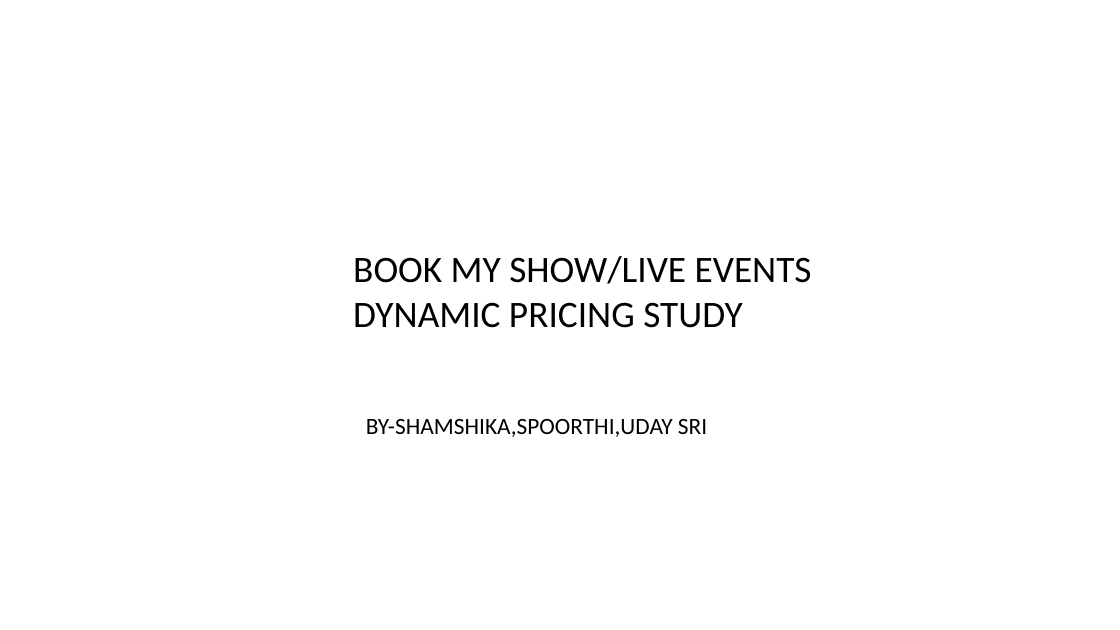
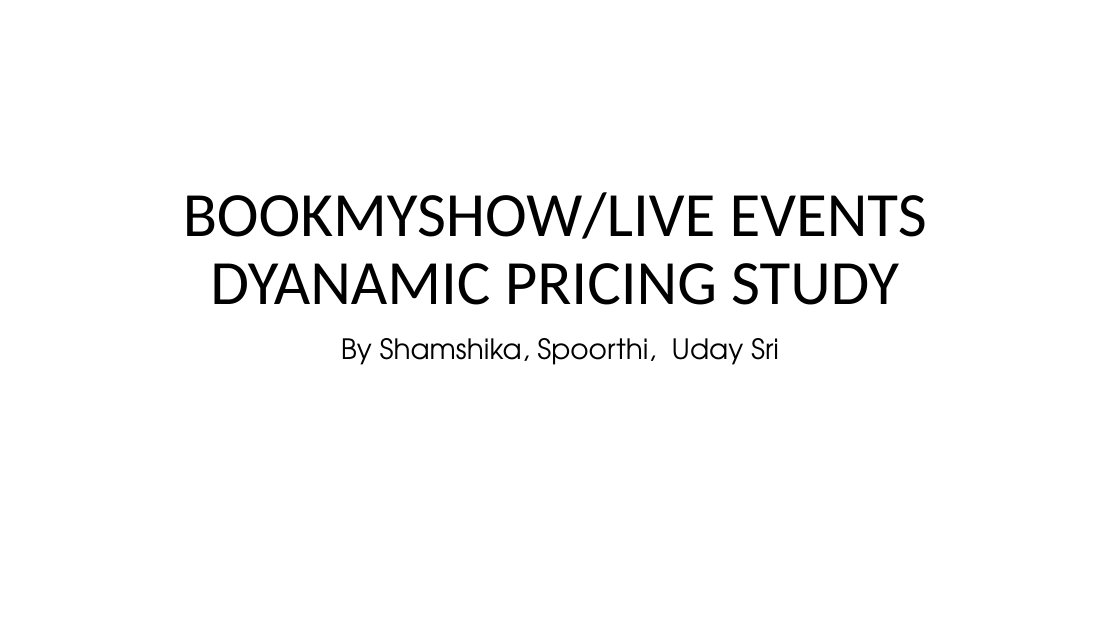
Before and after one commit to Shamshika1716/Book-My-Show-Live-Events-Dynamic-Pricing-Study, a slide deck: slide 1 of BookMyShow.pptx. Drawn at 1120x630 pixels with LibreOffice and Linux fonts; fonts in the diff are those of the drawing; background and template pictures are left out. Boxes give left, top, right and bottom in pixels: in the first picture for what was removed or moved away, otherwise in the second. Text is boxed around its words. In the diff, an @@ line names an element or a change of style, - is before the commit and + after.

```diff
--- a/BookMyShow.pptx
+++ b/BookMyShow.pptx
@@ title added at (183,192,927,305), 54 pt, text #000000 @@
+BOOKMYSHOW/LIVE EVENTS DYANAMIC PRICING STUDY
@@ text removed at (353,256,812,328) @@
-BOOK MY SHOW/LIVE EVENTS
-DYNAMIC PRICING STUDY
@@ subtitle at (341,338,779,365): text changed; size 20 to 24 pt; font Calibri to TeX Gyre Adventor @@
-BY-SHAMSHIKA,SPOORTHI,UDAY SRI
+By Shamshika, Spoorthi, Uday Sri
```
Also in this commit, not shown: 8 slides added, 12 slides removed.
